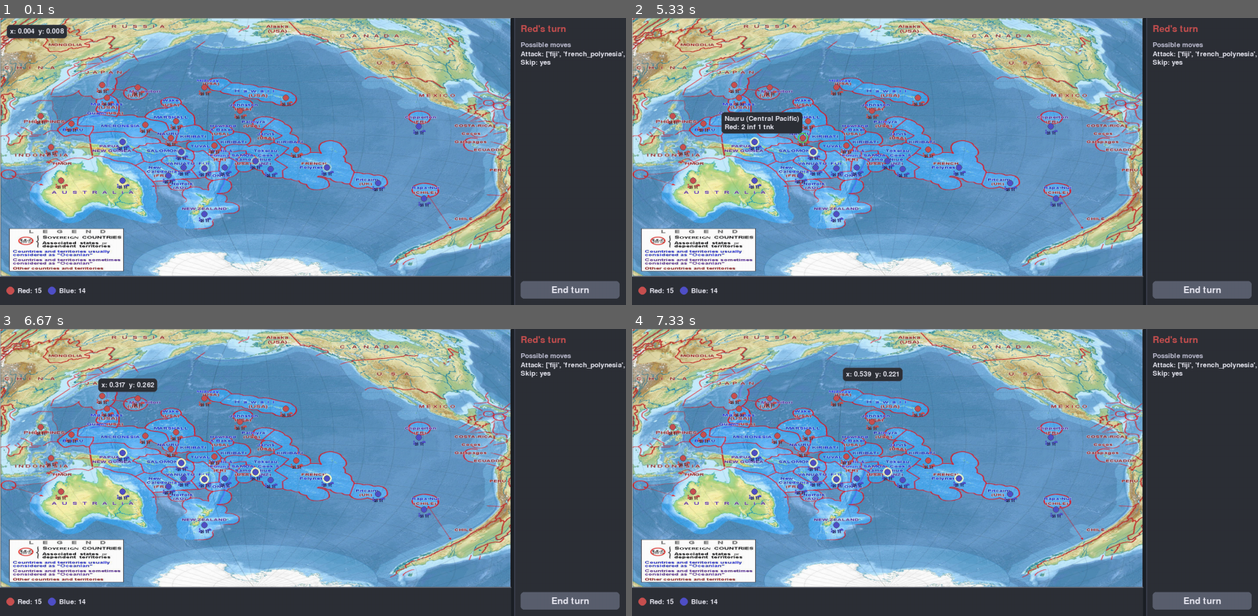
Above: before the commit, frames 1-4 (two rows, left to right).
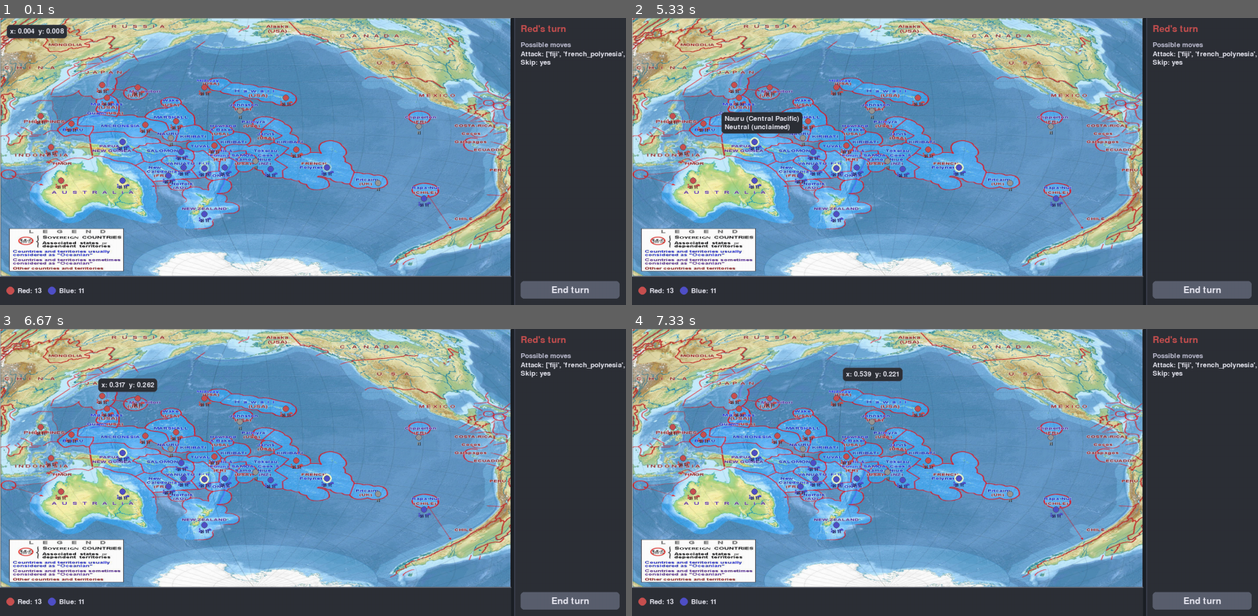
Above: after the commit, the same moments.

Repository: cecil185/axis
Game: pygame game, started from src/game.py
Same seed, same stepped clock (60 frames per second), same inputs: the game is played once before the commit and once after it.
Inputs (mouse positions are in pixels of both pictures, inside the frame that each line leads up to):
- Up to frame 1 (0.1 s): no input
- Up to frame 2 (5.33 s): click (1145, 152) at 0.38 s; click (951, 178) at 0.72 s; click (750, 118) at 1.05 s; click (1176, 261) at 1.38 s; click (957, 63) at 1.72 s; click (913, 236) at 2.05 s; click (926, 112) at 2.38 s; click (857, 101) at 2.72 s; click (1107, 135) at 3.05 s; click (1139, 152) at 3.38 s; click (1076, 109) at 3.72 s; click (763, 106) at 4.05 s; click (970, 150) at 4.38 s; click (763, 144) at 4.72 s; click (807, 138) at 5.05 s
- Up to frame 3 (6.67 s): click (125, 578) at 5.38 s; click (212, 377) at 5.72 s; click (250, 461) at 6.05 s; click (162, 395) at 6.38 s
- Up to frame 4 (7.33 s): click (1057, 567) at 6.72 s; click (907, 386) at 7.05 s

The runs differ from the first frame. In frame 1, 0.2% of the frame differs, in the area x 6-68%, y 31-96%; in frame 2, 0.4%; in frame 3, 0.3%; in frame 4, 0.3%.

Commit message:
axis-eez: define NEUTRAL_TERRITORIES constant and update init_game() for neutral starts
Add NEUTRAL_TERRITORIES frozenset (clipperton, pitcairn, johnston, tokelau, nauru)
and is_neutral_start() to territory.py. Re-export both from units.py. Update
init_game() to skip unit placement for neutral territories (calling set_neutral()
instead), leaving them ownerless with no units while keeping the Red/Blue split
unchanged for all other territories.

Co-Authored-By: Claude Sonnet 4.6 <noreply@anthropic.com>

Diff:
--- a/src/combat_loop.py
+++ b/src/combat_loop.py
@@ -4,10 +4,11 @@
 CombatLoop manages the full combat interaction:
 - Runs sequential combat phases using combat_phase().
 - After each phase:
-  - If either side has no remaining units: award ownership to survivors and end.
+  - If either side has no remaining units: sets ATTACKER_WINS or DEFENDER_WINS.
+    The caller is responsible for calling set_owner() based on the resulting status.
   - If both sides still have units: await a continue/retreat decision.
 - When awaiting a decision:
-  - If either side retreats: end combat with no ownership change.
+  - If either side retreats: end combat with no ownership change (RETREAT_NO_CHANGE).
   - If both continue: run the next phase.
 
 Usage
@@ -17,7 +18,7 @@
     state = loop.get_combat_state()
     if state["status"] == CombatStatus.AWAITING_DECISION:
         loop.submit_decision(attacker_continues=True, defender_continues=False)
-    # Check state["status"] for ATTACKER_WINS / DEFENDER_WINS / RETREAT_NO_CHANGE
+    # Check state["status"]; call set_owner() if ATTACKER_WINS, do nothing if DEFENDER_WINS or RETREAT_NO_CHANGE
 """
 
 from enum import Enum
@@ -168,12 +169,12 @@
         RuntimeError
             If the loop is not in AWAITING_DECISION state.
         """
-        if self._status in _TERMINAL_STATUSES:
-            raise RuntimeError(
-                f"Combat already ended with status {self._status!r}; "
-                "submit_decision() cannot be called after combat ends."
-            )
         if self._status != CombatStatus.AWAITING_DECISION:
+            if self._status in _TERMINAL_STATUSES:
+                raise RuntimeError(
+                    f"Combat already ended with status {self._status!r}; "
+                    "submit_decision() cannot be called after combat ends."
+                )
             raise RuntimeError(
                 f"Combat is not awaiting a decision (current status: {self._status!r}); "
                 "call run_phase() first."
--- a/src/territory.py
+++ b/src/territory.py
@@ -43,6 +43,21 @@
 
 ALL_TERRITORY_IDS: tuple[TerritoryId, ...] = get_args(TerritoryId)
 
+# Territories that start the game as Neutral (ownerless, no units).
+# Chosen for being remote, low-value atolls that create an early expansion race.
+NEUTRAL_TERRITORIES: frozenset[TerritoryId] = frozenset({
+    "clipperton",
+    "pitcairn",
+    "johnston",
+    "tokelau",
+    "nauru",
+})
+
+
+def is_neutral_start(tid: TerritoryId) -> bool:
+    """Return True if the territory begins the game as a Neutral (ownerless) territory."""
+    return tid in NEUTRAL_TERRITORIES
+
 
 class TerritoryInfo(TypedDict):
     """Metadata for a territory: region, display_name, map position (x_frac, y_frac), and ipc_value."""
--- a/src/units.py
+++ b/src/units.py
@@ -16,7 +16,7 @@
 
 from typing import Literal, TypedDict
 
-from .territory import ALL_TERRITORY_IDS, Team, TerritoryId
+from .territory import ALL_TERRITORY_IDS, NEUTRAL_TERRITORIES, Team, TerritoryId, is_neutral_start
 
 # --- Unit types ---
 
@@ -103,12 +103,21 @@
     Initialize unit stacks for game start.
     Red territories get 2 infantry + 1 tank for Red, 0 for Blue.
     Blue territories get 2 infantry + 1 tank for Blue, 0 for Red.
+    NEUTRAL_TERRITORIES are skipped: they start ownerless with no units,
+    and territory._owners is updated to 'Neutral' for each.
     """
+    from .territory import set_neutral  # noqa: PLC0415
     empty: UnitCounts = {"infantry": 0, "tanks": 0}
     for tid in _STARTING_RED_TERRITORIES:
+        if is_neutral_start(tid):
+            set_neutral(tid)
+            continue
         set_units(tid, "Red", dict(_STARTING_COUNTS))
         set_units(tid, "Blue", dict(empty))
     for tid in _STARTING_BLUE_TERRITORIES:
+        if is_neutral_start(tid):
+            set_neutral(tid)
+            continue
         set_units(tid, "Blue", dict(_STARTING_COUNTS))
         set_units(tid, "Red", dict(empty))
 
--- /dev/null
+++ b/tests/test_neutral_start.py
@@ -0,0 +1,184 @@
+"""
+Tests for Neutrals D.2: Neutral territory starting setup (axis-eez).
+
+Covers:
+- NEUTRAL_TERRITORIES constant is defined and contains 4-6 territories
+- All NEUTRAL_TERRITORIES are low-value (ipc_value 1 or 2)
+- is_neutral_start(tid) returns True for territories in NEUTRAL_TERRITORIES
+- is_neutral_start(tid) returns False for non-neutral-start territories
+- init_game() leaves NEUTRAL_TERRITORIES with Neutral ownership and no units
+- init_game() does NOT change Red/Blue ownership for non-neutral territories
+"""
+
+import pytest
+
+from src.territory import ALL_TERRITORY_IDS, ipc_value, owner, set_owner
+from src.units import init_game, units, total_units, NEUTRAL_TERRITORIES, is_neutral_start
+from src.state import TEAMS
+
+RED, BLUE = TEAMS[0], TEAMS[1]
+
+
+def _restore_initial() -> None:
+    """Restore initial ownership: first 15 Red, last 14 Blue."""
+    for i, tid in enumerate(ALL_TERRITORY_IDS):
+        set_owner(tid, RED if i < 15 else BLUE)
+
+
+# ---------------------------------------------------------------------------
+# NEUTRAL_TERRITORIES constant
+# ---------------------------------------------------------------------------
+
+def test_neutral_territories_constant_is_defined() -> None:
+    """NEUTRAL_TERRITORIES is a non-empty frozenset or tuple exported from units."""
+    assert NEUTRAL_TERRITORIES is not None
+    assert len(NEUTRAL_TERRITORIES) >= 4
+
+
+def test_neutral_territories_has_4_to_6_entries() -> None:
+    """NEUTRAL_TERRITORIES contains between 4 and 6 territories."""
+    assert 4 <= len(NEUTRAL_TERRITORIES) <= 6
+
+
+def test_neutral_territories_are_valid_territory_ids() -> None:
+    """All entries in NEUTRAL_TERRITORIES are valid TerritoryIds."""
+    for tid in NEUTRAL_TERRITORIES:
+        assert tid in ALL_TERRITORY_IDS, f"{tid} is not a valid TerritoryId"
+
+
+def test_neutral_territories_are_low_value() -> None:
+    """All neutral-start territories have ipc_value of 1 or 2 (remote/minor)."""
+    for tid in NEUTRAL_TERRITORIES:
+        val = ipc_value(tid)
+        assert val in (1, 2), f"{tid} has ipc_value={val}, expected 1 or 2"
+
+
+def test_neutral_territories_includes_expected_candidates() -> None:
+    """Neutral territories include some of the described remote atolls."""
+    expected_candidates = {"clipperton", "pitcairn", "johnston", "tokelau", "nauru"}
+    # At least 3 of the expected candidates must be present
+    overlap = set(NEUTRAL_TERRITORIES) & expected_candidates
+    assert len(overlap) >= 3, (
+        f"Expected at least 3 of {expected_candidates} in NEUTRAL_TERRITORIES, "
+        f"got {overlap}"
+    )
+
+
+# ---------------------------------------------------------------------------
+# is_neutral_start()
+# ---------------------------------------------------------------------------
+
+def test_is_neutral_start_returns_true_for_neutral_territories() -> None:
+    """is_neutral_start(tid) returns True for every territory in NEUTRAL_TERRITORIES."""
+    for tid in NEUTRAL_TERRITORIES:
+        assert is_neutral_start(tid), f"is_neutral_start({tid!r}) should be True"
+
+
+def test_is_neutral_start_returns_false_for_non_neutral_territories() -> None:
+    """is_neutral_start(tid) returns False for territories NOT in NEUTRAL_TERRITORIES."""
+    non_neutral = [t for t in ALL_TERRITORY_IDS if t not in NEUTRAL_TERRITORIES]
+    assert len(non_neutral) > 0, "There must be some non-neutral territories"
+    for tid in non_neutral:
+        assert not is_neutral_start(tid), f"is_neutral_start({tid!r}) should be False"
+
+
+def test_is_neutral_start_with_known_non_neutral() -> None:
+    """Strategic territories (japan, hawaii) are never neutral starts."""
+    assert not is_neutral_start("japan")
+    assert not is_neutral_start("hawaii")
+
+
+# ---------------------------------------------------------------------------
+# init_game(): neutral territories start ownerless with no units
+# ---------------------------------------------------------------------------
+
+def test_neutral_start_territories_have_neutral_ownership_after_init() -> None:
+    """After init_game(), all NEUTRAL_TERRITORIES have Neutral ownership."""
+    init_game()
+    try:
+        for tid in NEUTRAL_TERRITORIES:
+            state = owner(tid)
+            assert state == "Neutral", (
+                f"Expected {tid} to be Neutral after init_game(), got {state!r}"
+            )
+    finally:
+        _restore_initial()
+
+
+def test_neutral_start_territories_have_no_units_after_init() -> None:
+    """After init_game(), all NEUTRAL_TERRITORIES have 0 units for both teams."""
+    init_game()
+    try:
+        for tid in NEUTRAL_TERRITORIES:
+            red_units = total_units(tid, "Red")
+            blue_units = total_units(tid, "Blue")
+            assert red_units == 0, f"{tid}: Red should have 0 units, got {red_units}"
+            assert blue_units == 0, f"{tid}: Blue should have 0 units, got {blue_units}"
+    finally:
+        _restore_initial()
+
+
+def test_non_neutral_red_territories_unchanged_after_init() -> None:
+    """After init_game(), non-neutral Red territories (first 15) are still Red."""
+    init_game()
+    try:
+        red_start = [
+            t for i, t in enumerate(ALL_TERRITORY_IDS)
+            if i < 15 and t not in NEUTRAL_TERRITORIES
+        ]
+        for tid in red_start:
+            state = owner(tid)
+            assert state == RED, (
+                f"Expected {tid} to be Red after init_game(), got {state!r}"
+            )
+    finally:
+        _restore_initial()
+
+
+def test_non_neutral_blue_territories_unchanged_after_init() -> None:
+    """After init_game(), non-neutral Blue territories (last 14) are still Blue."""
+    init_game()
+    try:
+        blue_start = [
+            t for i, t in enumerate(ALL_TERRITORY_IDS)
+            if i >= 15 and t not in NEUTRAL_TERRITORIES
+        ]
+        for tid in blue_start:
+            state = owner(tid)
+            assert state == BLUE, (
+                f"Expected {tid} to be Blue after init_game(), got {state!r}"
+            )
+    finally:
+        _restore_initial()
+
+
+def test_non_neutral_red_territories_have_units_after_init() -> None:
+    """After init_game(), non-neutral Red starting territories have Red units."""
+    init_game()
+    try:
+        red_start = [
+            t for i, t in enumerate(ALL_TERRITORY_IDS)
+            if i < 15 and t not in NEUTRAL_TERRITORIES
+        ]
+        for tid in red_start:
+            assert total_units(tid, "Red") > 0, (
+                f"{tid}: Red should have units after init_game()"
+            )
+    finally:
+        _restore_initial()
+
+
+def test_non_neutral_blue_territories_have_units_after_init() -> None:
+    """After init_game(), non-neutral Blue starting territories have Blue units."""
+    init_game()
+    try:
+        blue_start = [
+            t for i, t in enumerate(ALL_TERRITORY_IDS)
+            if i >= 15 and t not in NEUTRAL_TERRITORIES
+        ]
+        for tid in blue_start:
+            assert total_units(tid, "Blue") > 0, (
+                f"{tid}: Blue should have units after init_game()"
+            )
+    finally:
+        _restore_initial()
--- a/tests/test_units.py
+++ b/tests/test_units.py
@@ -5,6 +5,8 @@
 from src.units import (
     get_unit_stats,
     init_game,
+    is_neutral_start,
+    NEUTRAL_TERRITORIES,
     owner_from_units,
     set_units,
     total_units,
@@ -145,37 +147,55 @@
 
 
 def test_init_game_red_territories_have_correct_stacks() -> None:
+    # Neutral-start territories have no units; only check non-neutral territories.
     for tid in _STARTING_RED_TERRITORIES:
-        red_stack = units(tid, "Red")
-        assert red_stack["infantry"] == 2
-        assert red_stack["tanks"] == 1
-        blue_stack = units(tid, "Blue")
-        assert blue_stack["infantry"] == 0
-        assert blue_stack["tanks"] == 0
+        if is_neutral_start(tid):
+            red_stack = units(tid, "Red")
+            assert red_stack["infantry"] == 0
+            assert red_stack["tanks"] == 0
+        else:
+            red_stack = units(tid, "Red")
+            assert red_stack["infantry"] == 2
+            assert red_stack["tanks"] == 1
+            blue_stack = units(tid, "Blue")
+            assert blue_stack["infantry"] == 0
+            assert blue_stack["tanks"] == 0
 
 
 def test_init_game_blue_territories_have_correct_stacks() -> None:
+    # Neutral-start territories have no units; only check non-neutral territories.
     for tid in _STARTING_BLUE_TERRITORIES:
-        blue_stack = units(tid, "Blue")
-        assert blue_stack["infantry"] == 2
-        assert blue_stack["tanks"] == 1
-        red_stack = units(tid, "Red")
-        assert red_stack["infantry"] == 0
-        assert red_stack["tanks"] == 0
+        if is_neutral_start(tid):
+            blue_stack = units(tid, "Blue")
+            assert blue_stack["infantry"] == 0
+            assert blue_stack["tanks"] == 0
+        else:
+            blue_stack = units(tid, "Blue")
+            assert blue_stack["infantry"] == 2
+            assert blue_stack["tanks"] == 1
+            red_stack = units(tid, "Red")
+            assert red_stack["infantry"] == 0
+            assert red_stack["tanks"] == 0
 
 
 def test_owner_from_units_matches_territory_owner_after_init() -> None:
-    """After init_game, territory.owner() should match owner_from_units() for all territories."""
+    """After init_game, territory.owner() should match expected ownership."""
     for tid in _STARTING_RED_TERRITORIES:
-        assert owner(tid) == "Red", f"{tid} should be Red"
+        if is_neutral_start(tid):
+            assert owner(tid) == "Neutral", f"{tid} should be Neutral"
+        else:
+            assert owner(tid) == "Red", f"{tid} should be Red"
     for tid in _STARTING_BLUE_TERRITORIES:
-        assert owner(tid) == "Blue", f"{tid} should be Blue"
+        if is_neutral_start(tid):
+            assert owner(tid) == "Neutral", f"{tid} should be Neutral"
+        else:
+            assert owner(tid) == "Blue", f"{tid} should be Blue"
 
 
 def test_two_territories_per_team_with_same_counts() -> None:
-    """Both teams have the same unit counts in their starting territories."""
-    red_stacks = [units(tid, "Red") for tid in _STARTING_RED_TERRITORIES]
-    blue_stacks = [units(tid, "Blue") for tid in _STARTING_BLUE_TERRITORIES]
+    """Both teams have the same unit counts in their non-neutral starting territories."""
+    red_stacks = [units(tid, "Red") for tid in _STARTING_RED_TERRITORIES if not is_neutral_start(tid)]
+    blue_stacks = [units(tid, "Blue") for tid in _STARTING_BLUE_TERRITORIES if not is_neutral_start(tid)]
     # All starting stacks for Red should be identical
     assert all(s == red_stacks[0] for s in red_stacks)
     # All starting stacks for Blue should be identical
